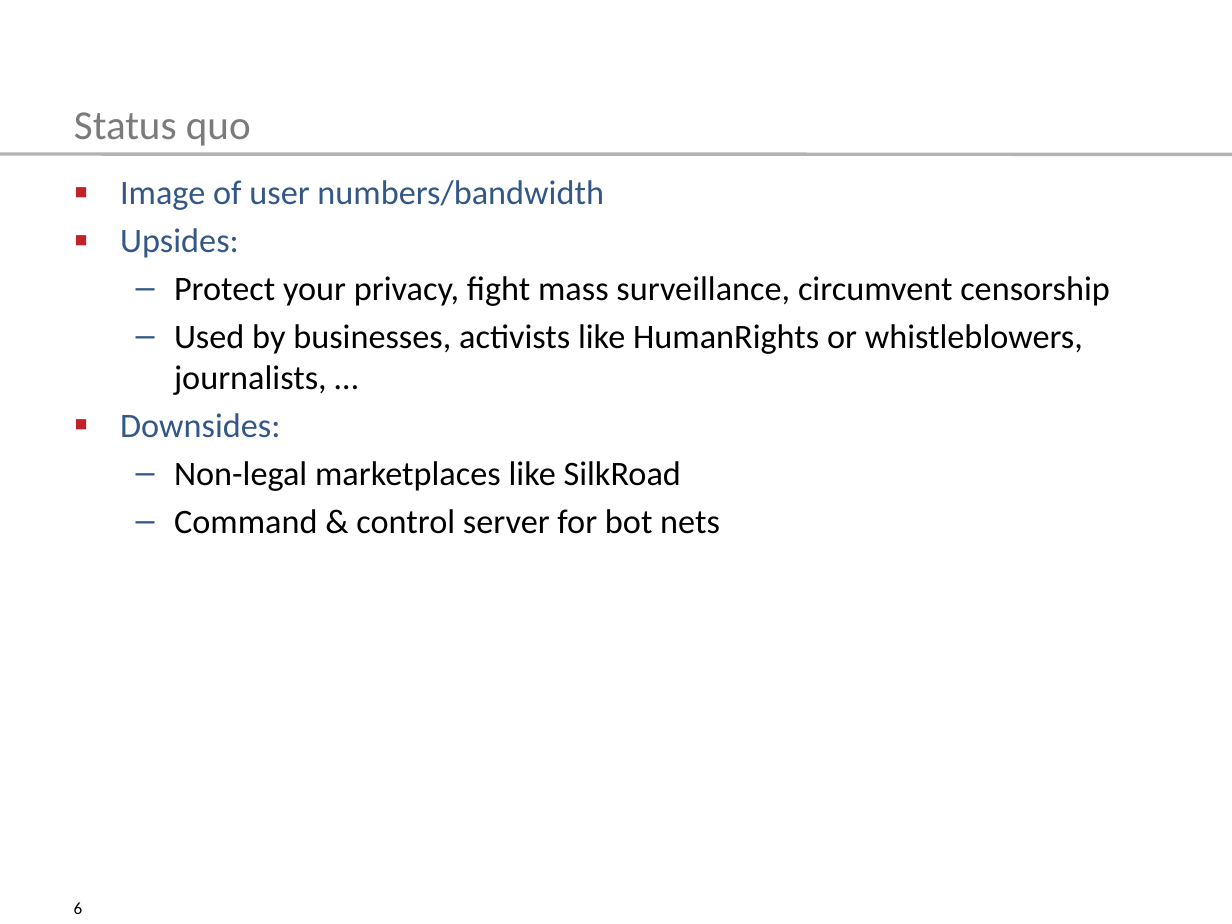
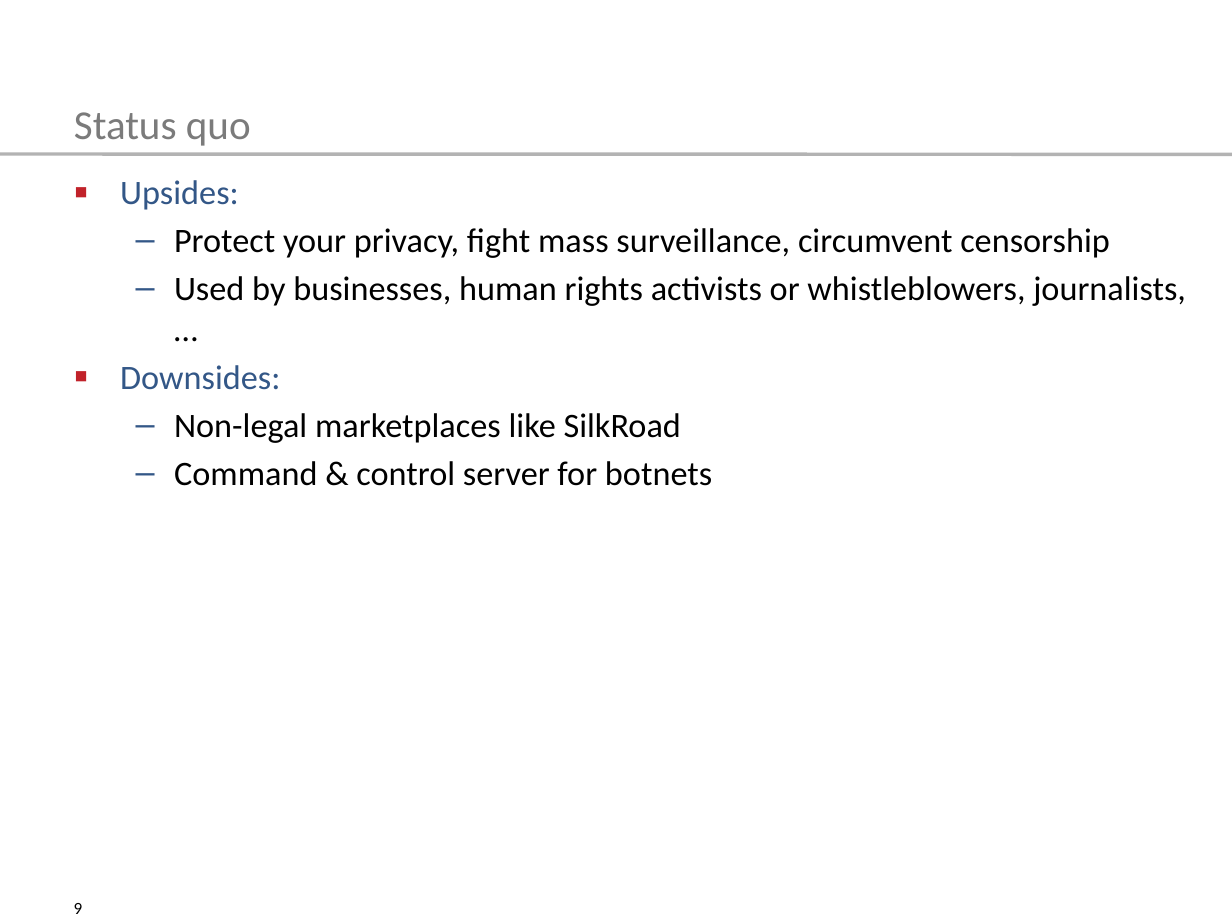
Before and after one commit to tompetersen/ski-tor, a slide deck: slide 9 of presentation/TemplateSlides2016.pptx (slide 6 before the commit). Drawn at 1232x924 pixels with LibreOffice and Linux fonts; fonts in the diff are those of the drawing. Boxes give left, top, right and bottom in pixels: in the first picture for what was removed or moved away, otherwise in the second. Text is boxed around its words. In the diff, an @@ line names an element or a change of style, - is before the commit and + after.

```diff
--- a/presentation/TemplateSlides2016.pptx
+++ b/presentation/TemplateSlides2016.pptx
@@ text at (120, 180, 604, 210): paragraph removed @@
-▪ Image of user numbers/bandwidth
@@ text at (174, 276, 1186, 306): text changed @@
-  – Used by businesses, activists like HumanRights or whistleblowers, journalists, …
+  – Used by businesses, human rights activists or whistleblowers, journalists, …
@@ text at (174, 461, 712, 486): spaces changed @@
-  – Command & control server for bot nets
+  – Command & control server for botnets
@@ page number at (74, 903, 83, 914): text changed @@
-6
+9
```
Also in this commit, not shown: 4 other slides changed, 4 slides added.
